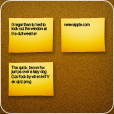
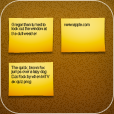
Revision of a layered 114 × 114 image; what changed, layer by layer:
"Gruppe 1": opacity 80% → 60% over [11, 22, 90, 84]
